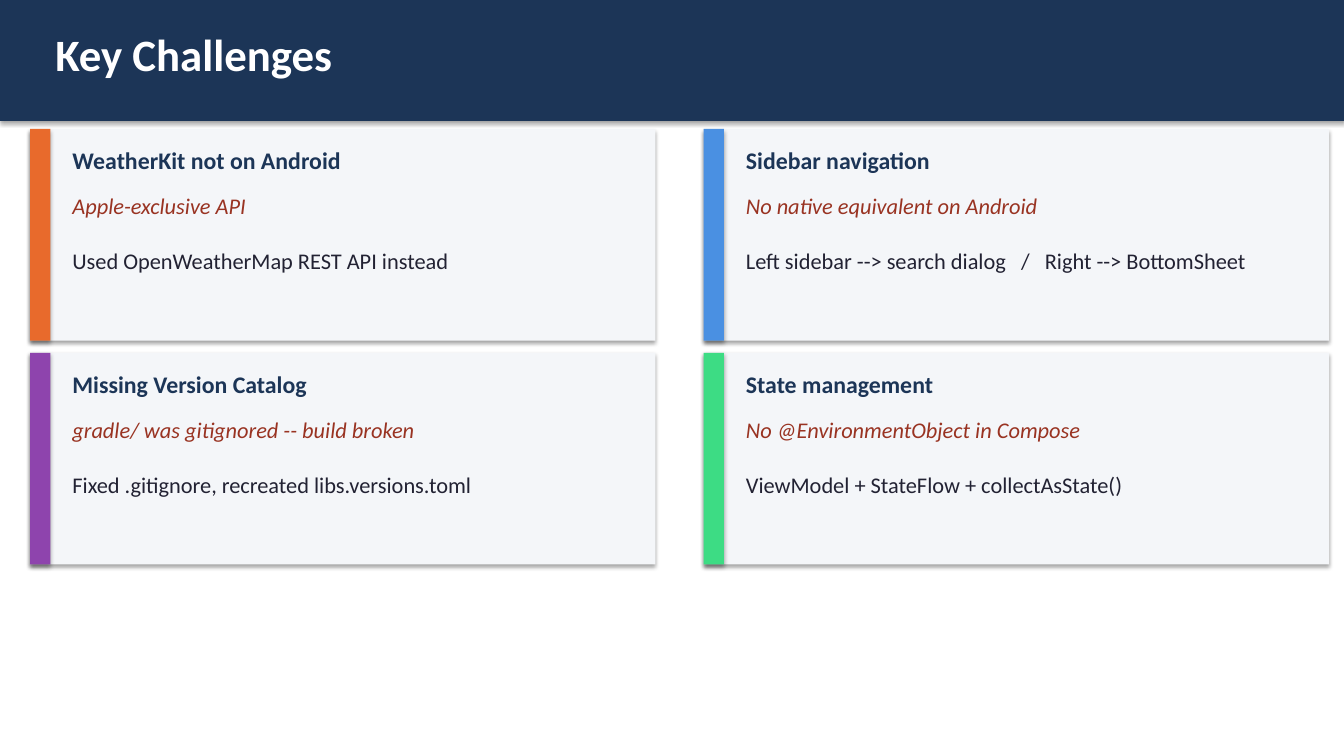
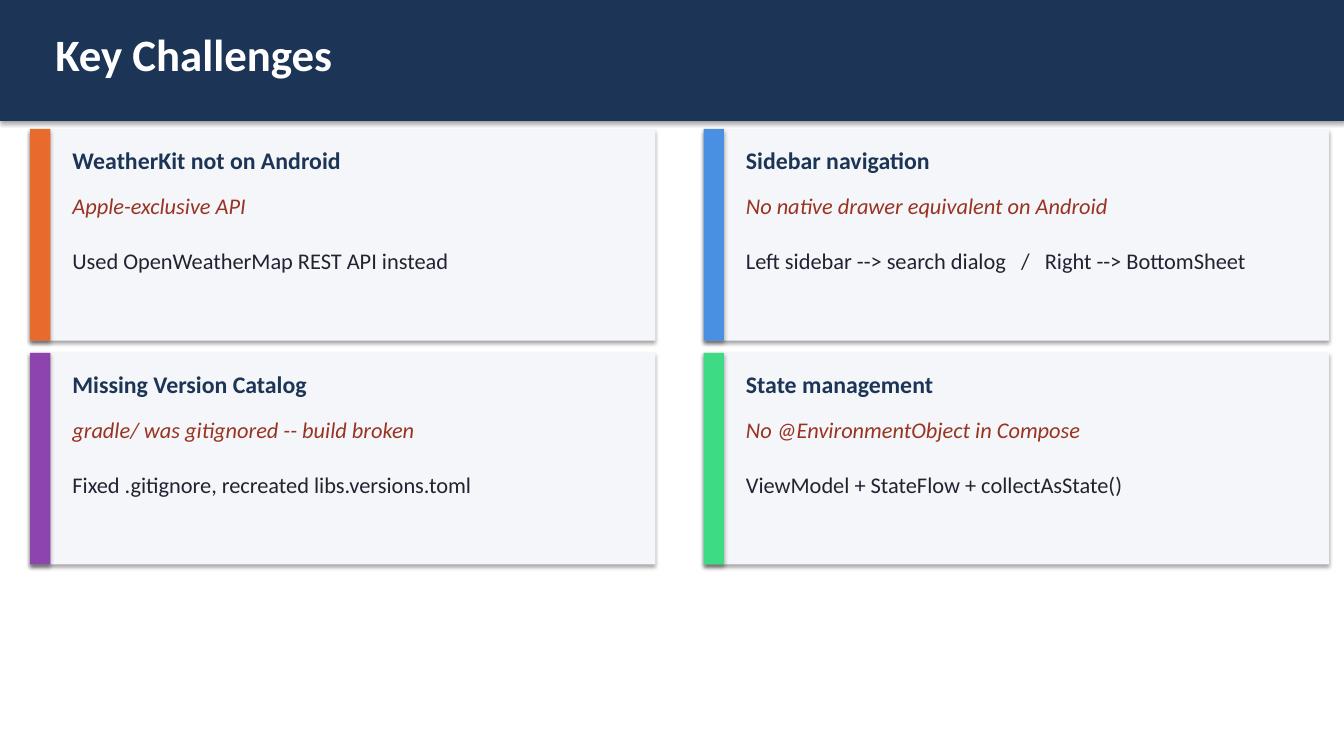
Before and after one commit to kis4-2026ss/projekt-bb-g1-toth-aichinger, a slide deck: slide 10 of docs/WeatheryApp_Presentation.pptx. Drawn at 1344x756 pixels with LibreOffice and Linux fonts; fonts in the diff are those of the drawing. Boxes give left, top, right and bottom in pixels: in the first picture for what was removed or moved away, otherwise in the second. Text is boxed around its words. In the diff, an @@ line names an element or a change of style, - is before the commit and + after.

```diff
--- a/docs/WeatheryApp_Presentation.pptx
+++ b/docs/WeatheryApp_Presentation.pptx
@@ text at (746, 198, 1108, 218): text changed @@
-No native equivalent on Android
+No native drawer equivalent on Android
```
Also in this commit, not shown: 3 other slides changed, 1 slide added.
